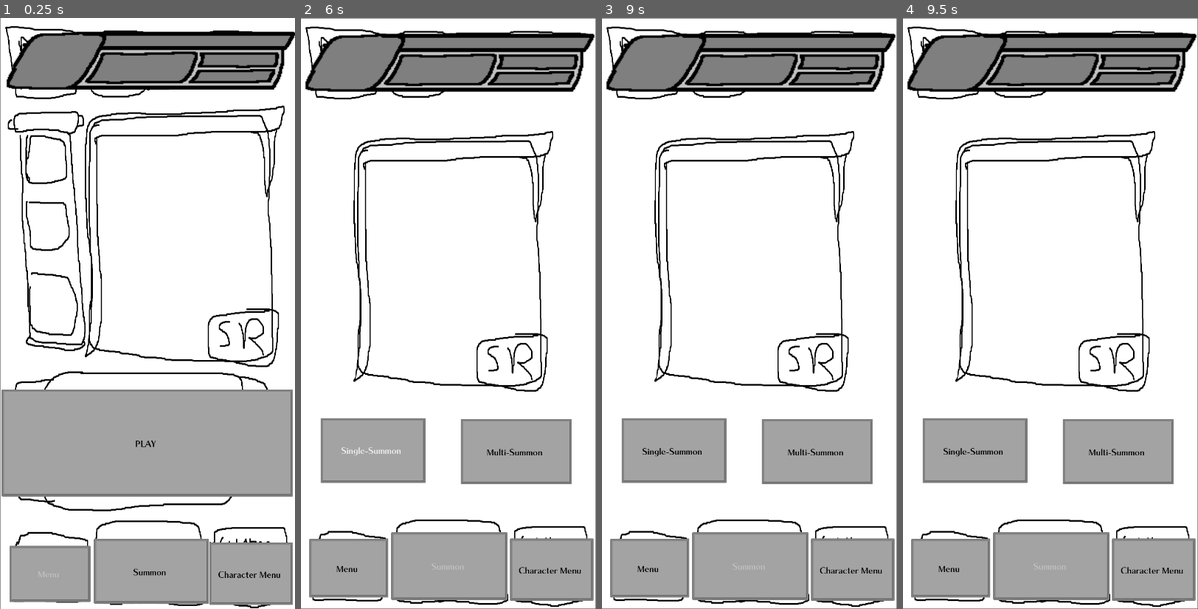
Above: before the commit, frames 1-4 (left to right).
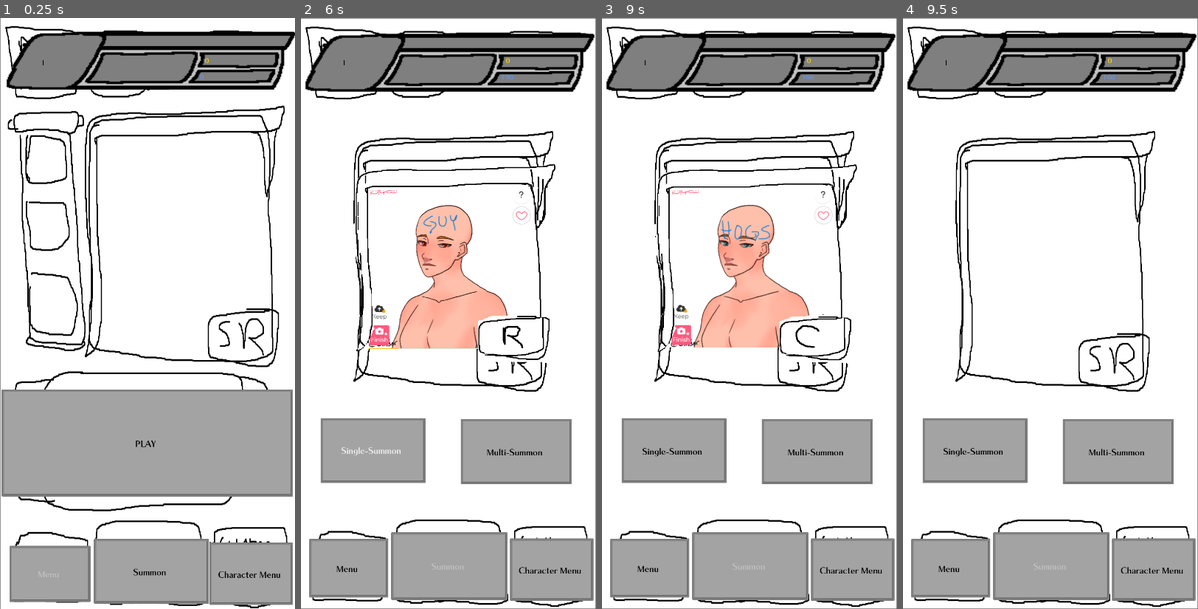
Above: after the commit, the same moments.

Repository: machina344/sixfold-gacha
Game: Godot game, scene res://scenes/MainMenu.tscn
The game is run twice, just before and just after one commit, with the same random seed, the same clock (stepped at 60 frames per second) and the same inputs.
Inputs (mouse positions are in pixels of both pictures, inside the frame that each line leads up to):
- Up to frame 1 (0.25 s): no input
- Up to frame 2 (6 s): click "Summon" at 0.5 s; click "Menu" at 1.25 s; click "Character Menu" at 2 s; click "Main Menu" at 2.75 s; click "PLAY" at 3.5 s; click "PLAY" at 4.25 s; click "Summon" at 5 s; click "Single-Summon" at 5.75 s
- Up to frame 3 (9 s): click "Single-Summon" at 6.5 s; click "Single-Summon" at 7.25 s; move the mouse to (814, 283) at 8.02 s; click (814, 283) at 8.17 s; tap Enter at 8.75 s; move the mouse to (690, 343) at 8.77 s; click (690, 343) at 8.92 s
- Up to frame 4 (9.5 s): no input

The runs differ from the first frame. In frame 1, less than 0.1% of the frame differs, in the area x 14-71%, y 6-11%; in frame 2, 7.3%, in the area x 14-87%, y 6-59%; in frame 3, 7.2%; in frame 4, less than 0.1%.
Error before the commit: Attempt to call function 'doAfterLoad' in base 'null instance' on a null instance. (res://scenes/main_menu.gd:7)

Commit message:
First Time Save (+ Godot 4.6)
Fixed an issue where if you were running the game for the first time, it would catch an error and refuse to create a new file.

Diff:
--- a/project.godot
+++ b/project.godot
@@ -8,11 +8,15 @@
 
 config_version=5
 
+[animation]
+
+compatibility/default_parent_skeleton_in_mesh_instance_3d=true
+
 [application]
 
 config/name="SixfoldGacha"
 run/main_scene="res://scenes/MainMenu.tscn"
-config/features=PackedStringArray("4.5", "Forward Plus")
+config/features=PackedStringArray("4.6", "Forward Plus")
 config/icon="res://icon.svg"
 
 [autoload]
--- a/resources/CharacterMainClass.gd
+++ b/resources/CharacterMainClass.gd
@@ -55,7 +55,7 @@
 			print("Awakening to maximum stage!")
 			_awaken()
 	else:
-		print("Can't awaken, for whatever reason")
+		print("Can't awaken, this is an ERROR")
 
 func _awaken():
 	charID = charTemplate.awakensInto
--- a/resources/playerData.gd
+++ b/resources/playerData.gd
@@ -1,4 +1,5 @@
 extends Resource
+class_name playerData
 
 @export var playerLevel = 1
 @export var playerEXP = 0
--- a/scenes/MainMenu.tscn
+++ b/scenes/MainMenu.tscn
@@ -1,21 +1,21 @@
-[gd_scene load_steps=5 format=3 uid="uid://dkd2hrsicq5ft"]
+[gd_scene format=3 uid="uid://dkd2hrsicq5ft"]
 
 [ext_resource type="Texture2D" uid="uid://bem02g4lxta1a" path="res://assets/backgrounds/MainMenu.png" id="1_dqnpd"]
-[ext_resource type="Script" path="res://scenes/main_menu.gd" id="1_g265n"]
+[ext_resource type="Script" uid="uid://bcihomryuuq26" path="res://scenes/main_menu.gd" id="1_g265n"]
 [ext_resource type="Theme" uid="uid://c1vds42xiuak4" path="res://assets/interactables/buttons.tres" id="2_m1fgp"]
 [ext_resource type="Texture2D" uid="uid://wuwitignjtml" path="res://assets/backgrounds/MenuRank.png" id="4_gh3wq"]
 
-[node name="MainMenu" type="Control"]
+[node name="MainMenu" type="Control" unique_id=662889390]
 layout_mode = 3
 anchors_preset = 0
 script = ExtResource("1_g265n")
 
-[node name="MainMenu" type="Sprite2D" parent="."]
+[node name="MainMenu" type="Sprite2D" parent="." unique_id=145299469]
 position = Vector2(361, 721)
 scale = Vector2(1, 1.33519)
 texture = ExtResource("1_dqnpd")
 
-[node name="MainMenuButton" type="Button" parent="."]
+[node name="MainMenuButton" type="Button" parent="." unique_id=1967497703]
 layout_mode = 0
 offset_left = 23.0
 offset_top = 1286.0
@@ -26,7 +26,7 @@
 text = "Menu
 "
 
-[node name="SummonButton" type="Button" parent="."]
+[node name="SummonButton" type="Button" parent="." unique_id=1143892813]
 layout_mode = 0
 offset_left = 229.0
 offset_top = 1269.0
@@ -35,7 +35,7 @@
 theme = ExtResource("2_m1fgp")
 text = "Summon"
 
-[node name="CListButton" type="Button" parent="."]
+[node name="CListButton" type="Button" parent="." unique_id=2123292389]
 layout_mode = 0
 offset_left = 511.0
 offset_top = 1278.0
@@ -45,7 +45,7 @@
 text = "Character Menu
 "
 
-[node name="PlayButton" type="Button" parent="."]
+[node name="PlayButton" type="Button" parent="." unique_id=1503310803]
 layout_mode = 0
 offset_left = 4.0
 offset_top = 905.0
@@ -55,7 +55,7 @@
 text = "PLAY
 "
 
-[node name="MenuRank" type="Sprite2D" parent="."]
+[node name="MenuRank" type="Sprite2D" parent="." unique_id=1951467603]
 position = Vector2(355, 105)
 scale = Vector2(2.45333, 1.93)
 texture = ExtResource("4_gh3wq")
--- a/scenes/main_menu.gd
+++ b/scenes/main_menu.gd
@@ -2,6 +2,11 @@
 
 func _ready():
 	verify_save_directory(save_file_path) #verifying that the save directory is valid
+	if !ResourceLoader.exists(save_file_path + save_file_name):
+		PlayerDataContainer.playerData = playerData.new()
+		ResourceSaver.save(PlayerDataContainer.playerData, save_file_path + save_file_name)
+	else:
+		pass
 	PlayerDataContainer.playerData = ResourceLoader.load(save_file_path + save_file_name)
 	get_tree().set_auto_accept_quit(false) # Disable automatic quitting
 	PlayerDataContainer.playerData.doAfterLoad()
Not shown: 1 places in assets/interactables/buttons.tres that only renumber resources
